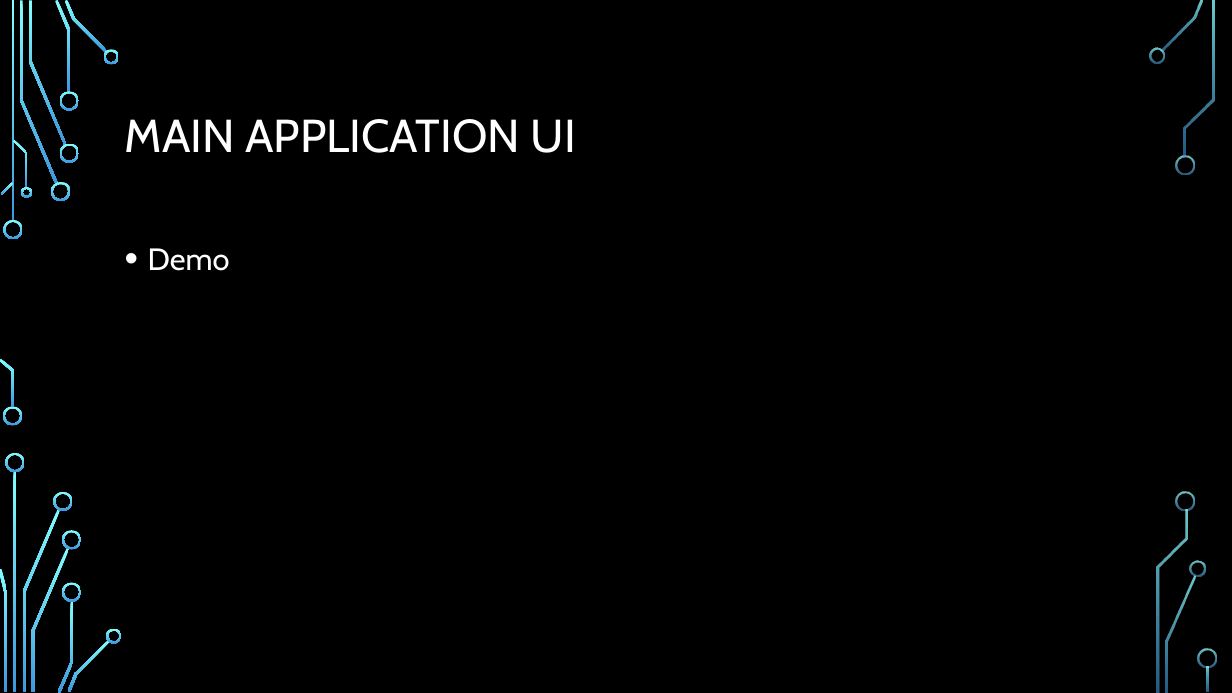
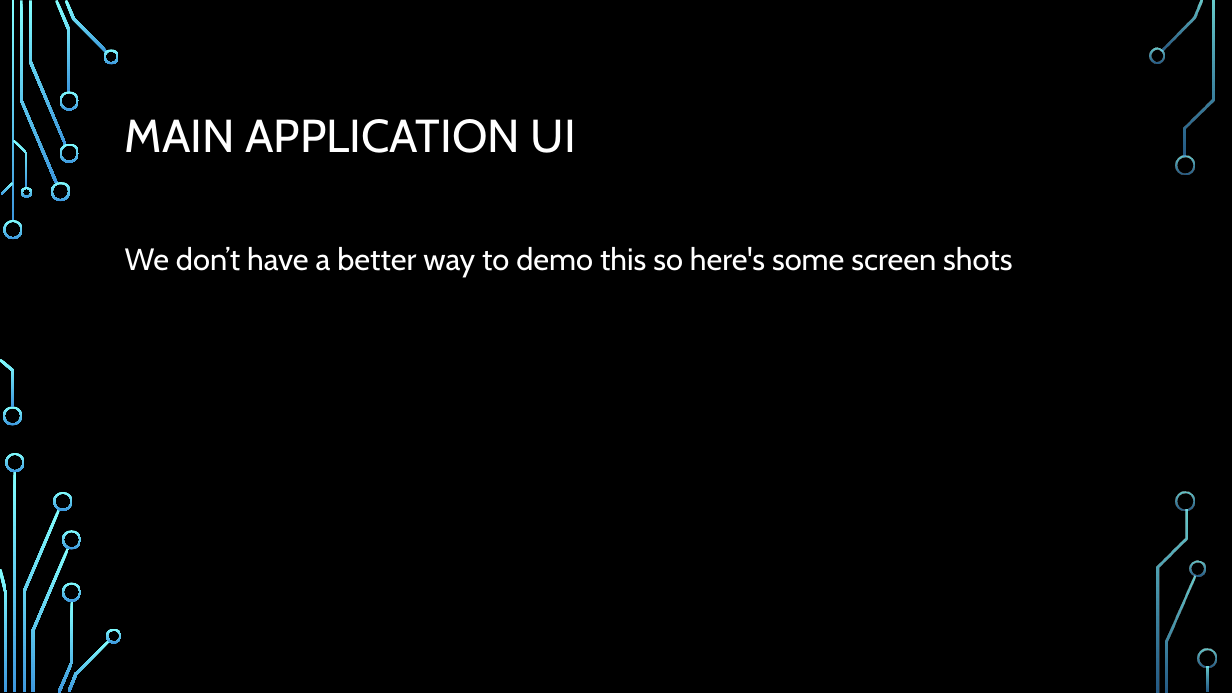
Before and after one commit to frozenNodak/InventoryManagement491, a slide deck: slide 6 of Inventory Management System demo draft.pptx. Drawn at 1232x693 pixels with LibreOffice and Linux fonts; fonts in the diff are those of the drawing; background and template pictures are left out. Boxes give left, top, right and bottom in pixels: in the first picture for what was removed or moved away, otherwise in the second. Text is boxed around its words. In the diff, an @@ line names an element or a change of style, - is before the commit and + after.

```diff
--- a/Inventory Management System demo draft.pptx
+++ b/Inventory Management System demo draft.pptx
@@ text at <box>125,247,1012,276</box>: text changed @@
-• Demo
+We don’t have a better way to demo this so here's some screen shots
```
Also in this commit, not shown: 3 other slides changed.
